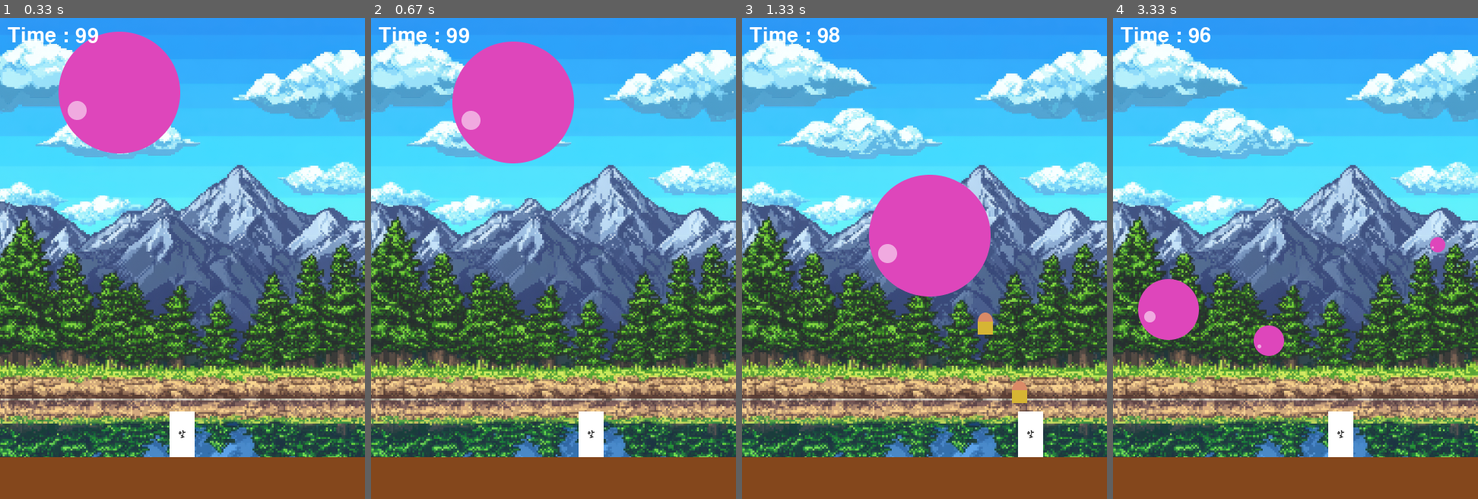
Above: before the commit, frames 1-4 (left to right).
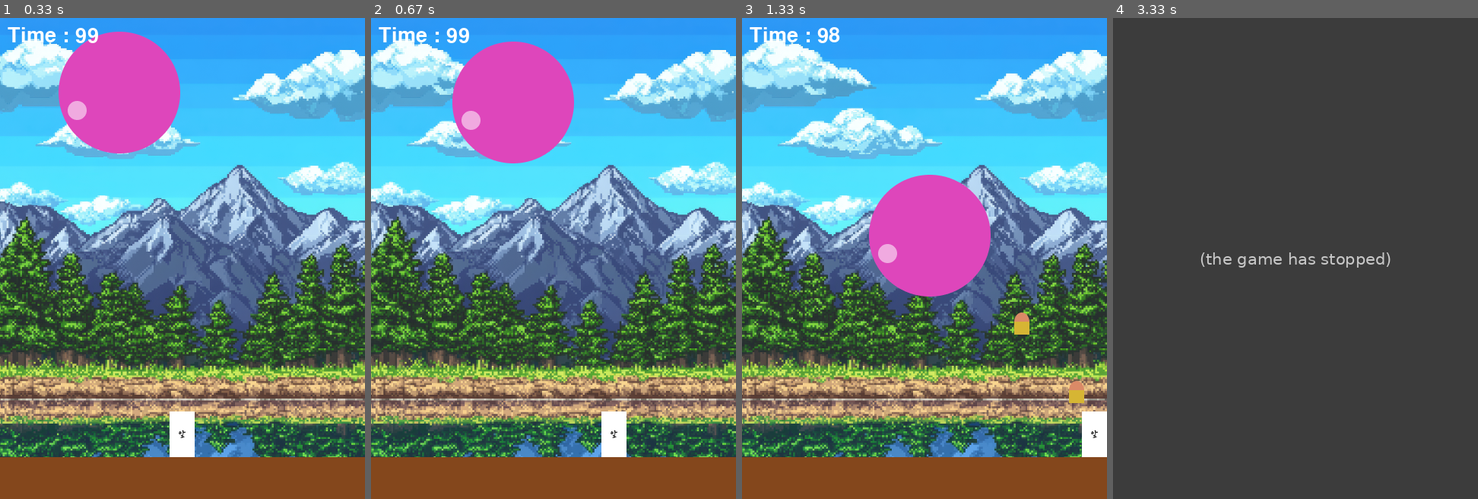
Above: after the commit, the same moments.

Repository: uncroos/pygame
Game: pygame game, started from game/gameover.py
Two runs of this game, one before a commit and one after it. Both use one fixed random seed, a clock stepped at 60 frames per second and the inputs below.
Inputs:
- Up to frame 1 (0.33 s): no input
- Up to frame 2 (0.67 s): hold Right from 0.33 s (still down)
- Up to frame 3 (1.33 s): release Right at 0.8 s; hold Right 0.83-1.3 s; tap Space at 0.9, 1.2 s
- Up to frame 4 (3.33 s): hold Left 1.33-1.87 s; tap Space at 1.4, 1.7 s

Frame 1 is identical in both runs. In frame 2, 1.2% of the frame differs, in the area x 56-70%, y 81-92%; in frame 3, 2.0%; in frame 4, 91%, in the area x 0-100%, y 0-100%.
After the commit the program exited at 2.67 s; later frames show no game.

Commit message:
코드 예쁘게

Diff:
--- a/game/gameover.py
+++ b/game/gameover.py
@@ -1,6 +1,5 @@
 import os
 import pygame
-#########################################
 
 #pygame 기본 초기화
 pygame.init()
@@ -40,7 +39,7 @@
 character_to_x = 0
 
 #캐릭터 이동 속도
-character_speed = 5
+character_speed = 8
 
 #무기 만들기
 weapon = pygame.image.load(os.path.join(image_path, "weapon.png"))
